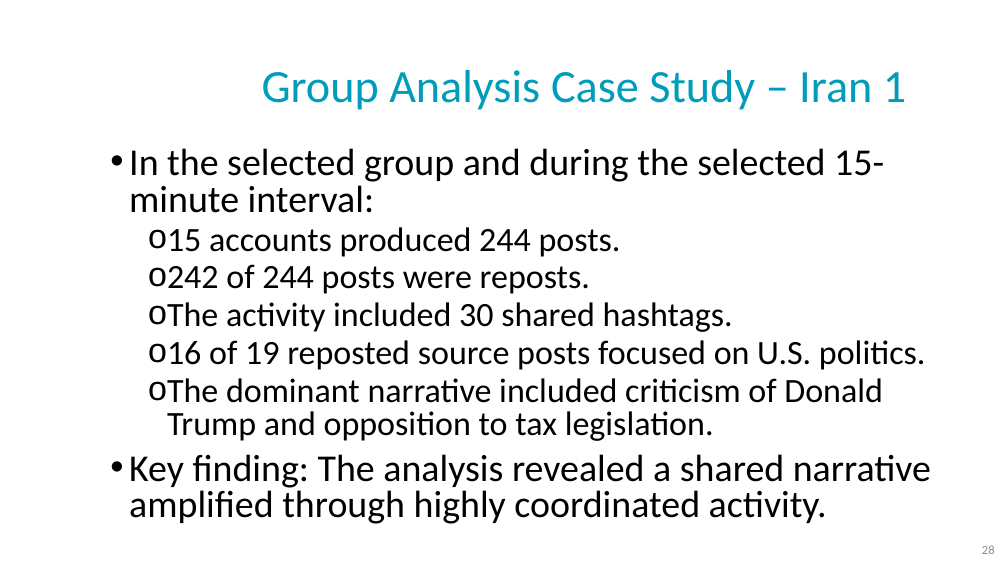
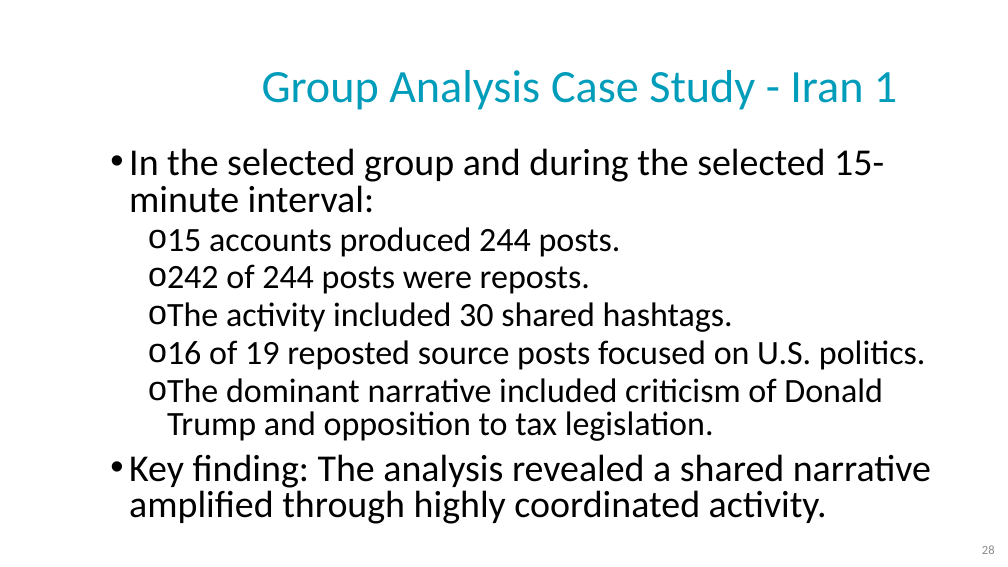
Before and after one commit to NoaTal1996/Backbone-Graph, a slide deck: slide 28 of docs/meeting/2026_09_23.pptx. Drawn at 1008x567 pixels with LibreOffice and Linux fonts; fonts in the diff are those of the drawing; background and template pictures are left out. Boxes give left, top, right and bottom in pixels: in the first picture for what was removed or moved away, otherwise in the second. Text is boxed around its words. In the diff, an @@ line names an element or a change of style, - is before the commit and + after.

```diff
--- a/docs/meeting/2026_09_23.pptx
+++ b/docs/meeting/2026_09_23.pptx
@@ title at (x1=262, y1=70, x2=897, y2=110): text changed @@
-Group Analysis Case Study – Iran 1
+Group Analysis Case Study - Iran 1
```
Also in this commit, not shown: 9 other slides changed.
